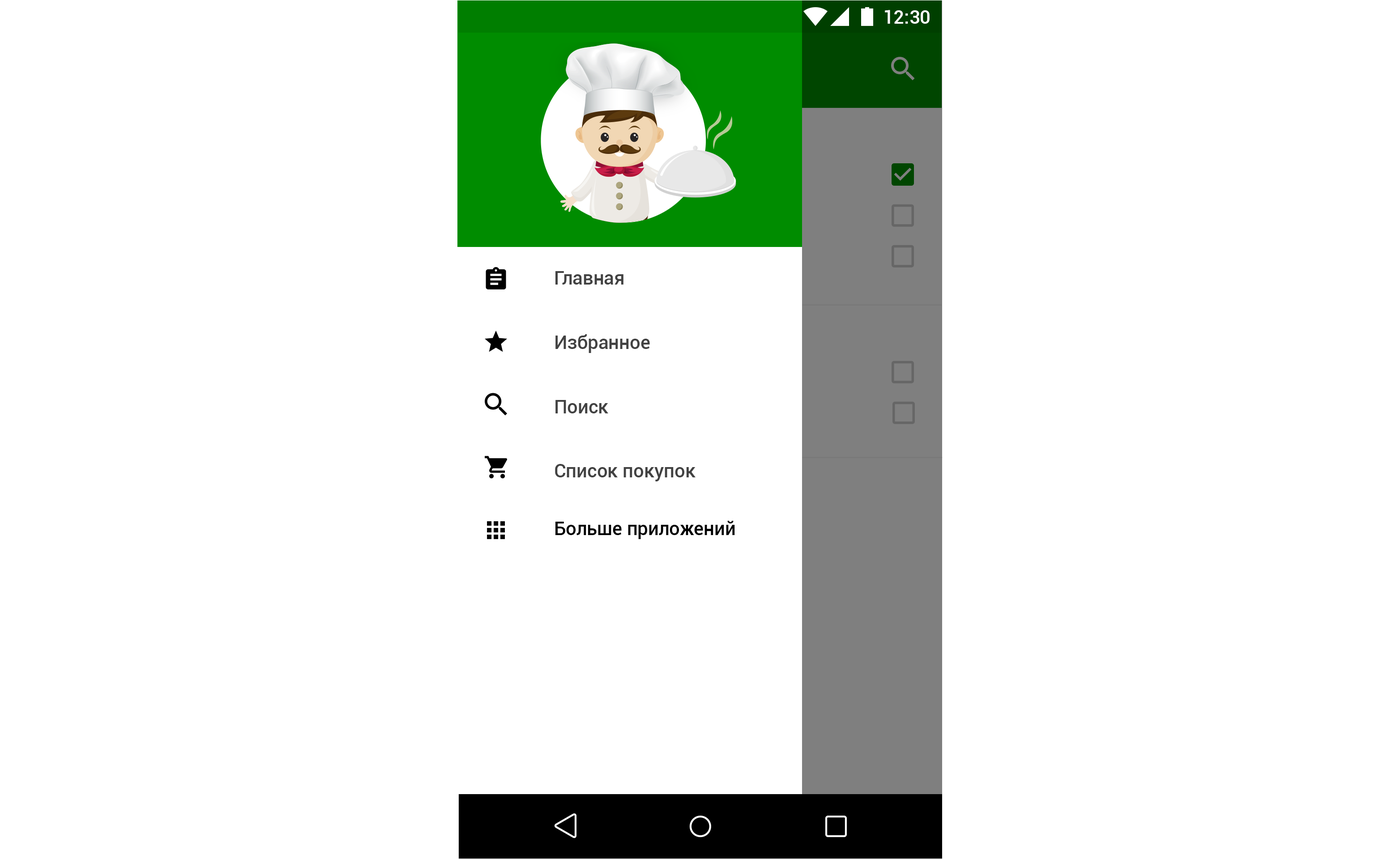
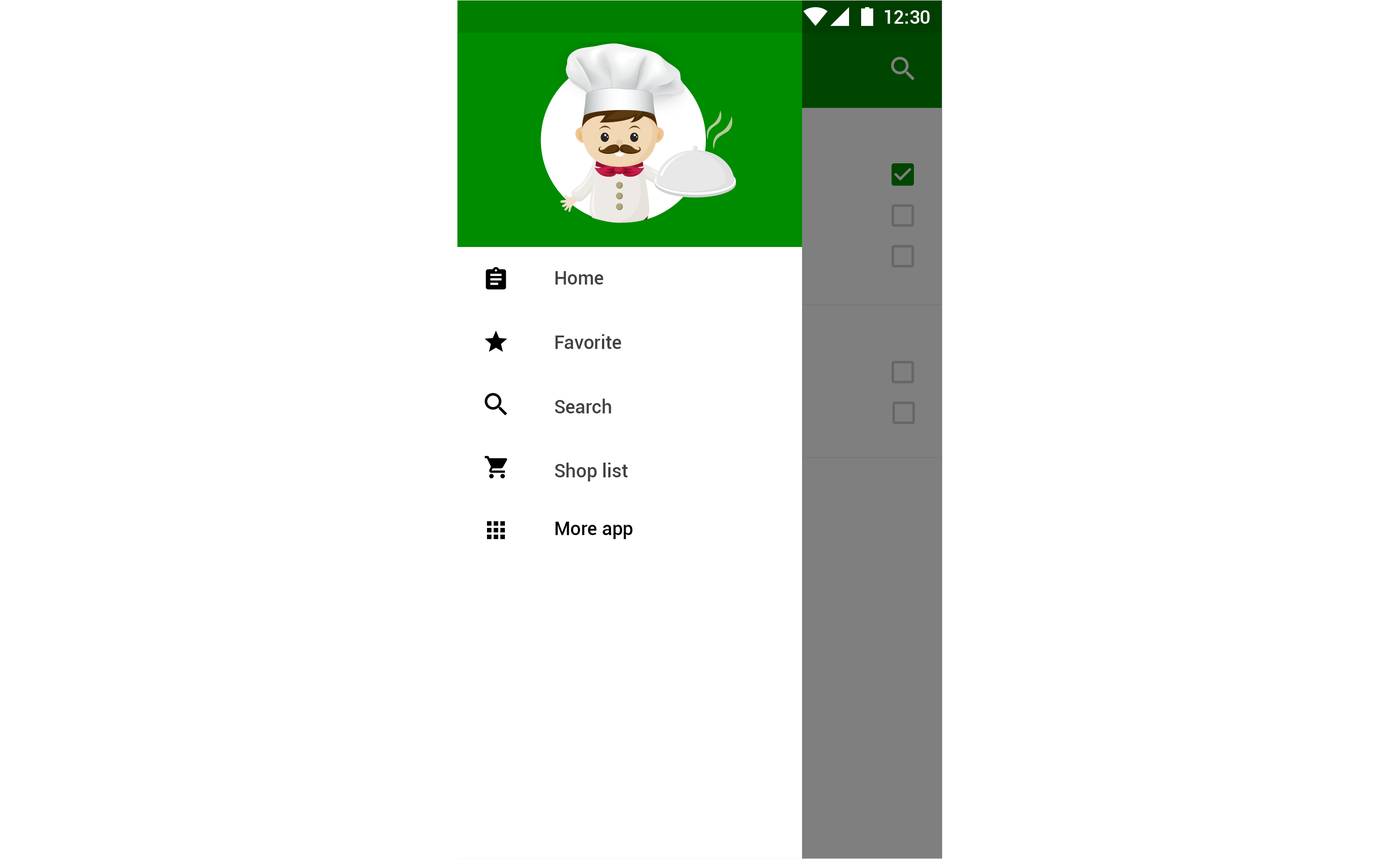
Layer changes from the first 1400 × 859 image to the second:
painted on "Больше приложений" over (x1=555, y1=521, x2=736, y2=540)
hid group "<Group>" (1st of 6, in "smachno_menu") (4 layers) over (x1=458, y1=794, x2=943, y2=859)
painted on "Главная" over (x1=555, y1=271, x2=624, y2=285)
painted on "Избранное" over (x1=557, y1=334, x2=650, y2=354)
painted on "Поиск" over (x1=555, y1=398, x2=612, y2=414)
painted on "Список покупок" (1st of 2, in "smachno_menu") over (x1=555, y1=462, x2=696, y2=482)
